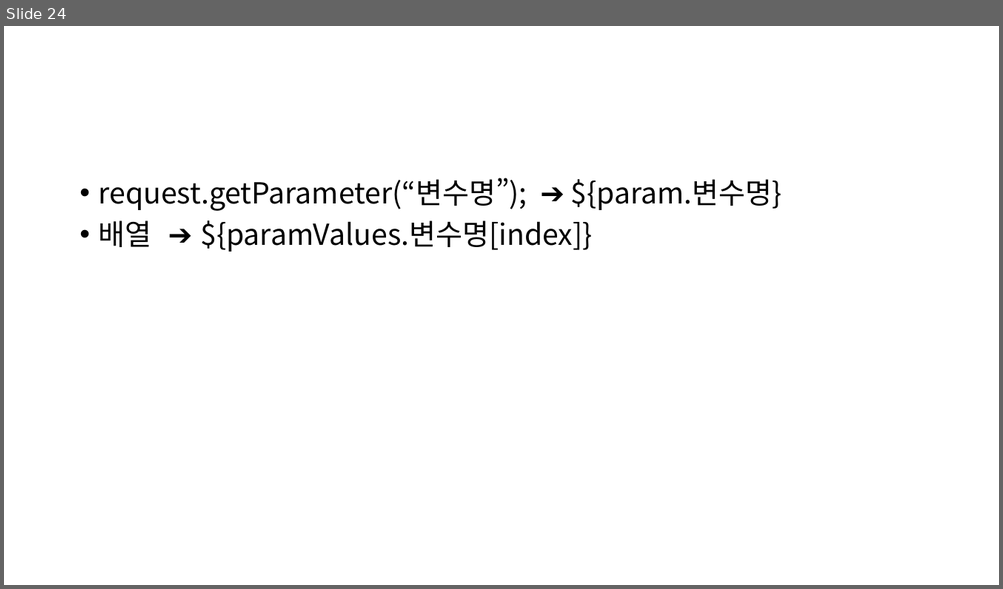
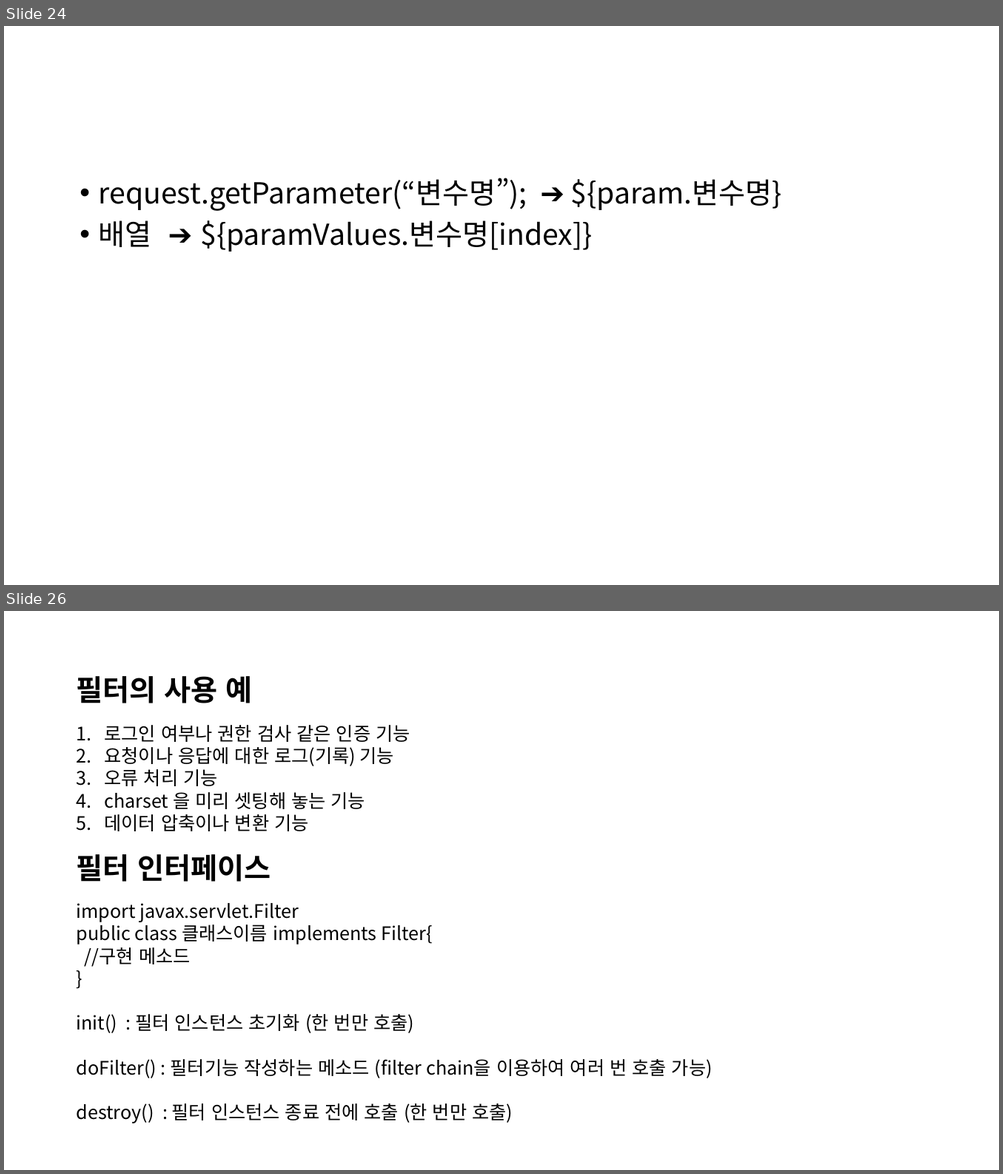
Before and after one commit to ChaeKyungChul/Document.File, a slide deck: 메모장/자바메모/JAVA.JSP/서블릿 & JSP.pptx. Shown one above the other, each under a label of ours: slide 24 before the commit, slides 24 and 26 after it; the slides between them are not shown. The pictures are 1003x589 and 1003x1174 pixels, drawn with LibreOffice and Linux fonts; fonts in the diff are those of the drawing. Boxes give left, top, right and bottom in pixels: in the first picture for what was removed or moved away, otherwise in the second. Text is boxed around its words. In the diff, an @@ line names an element or a change of style, - is before the commit and + after.

```diff
--- a/메모장/자바메모/JAVA.JSP/서블릿 & JSP.pptx
+++ b/메모장/자바메모/JAVA.JSP/서블릿 & JSP.pptx
@@ slide 26 added at box(4, 611, 999, 1170), background #FFFFFF @@
@@ text added at box(77, 676, 253, 703), 28 pt, text #000000, bold @@
+필터의 사용 예
@@ text added at box(105, 725, 410, 832), 18 pt, text #000000 @@
+1. 로그인 여부나 권한 검사 같은 인증 기능
+2. 요청이나 응답에 대한 로그(기록) 기능
+3. 오류 처리 기능
+4. charset 을 미리 셋팅해 놓는 기능
+5. 데이터 압축이나 변환 기능
@@ text added at box(77, 854, 271, 882), 28 pt, text #000000, bold @@
+필터 인터페이스
@@ text added at box(77, 903, 712, 1124), 18 pt, text #000000 @@
+import javax.servlet.Filter
+public class 클래스이름 implements Filter{
+//구현 메소드
+}
+init() : 필터 인스턴스 초기화 (한 번만 호출)
+doFilter() : 필터기능 작성하는 메소드 (filter chain을 이용하여 여러 번 호출 가능)
+destroy() : 필터 인스턴스 종료 전에 호출 (한 번만 호출)
```
Also in this commit, not shown: 5 other slides added, 1 slide removed, 24 other files.
